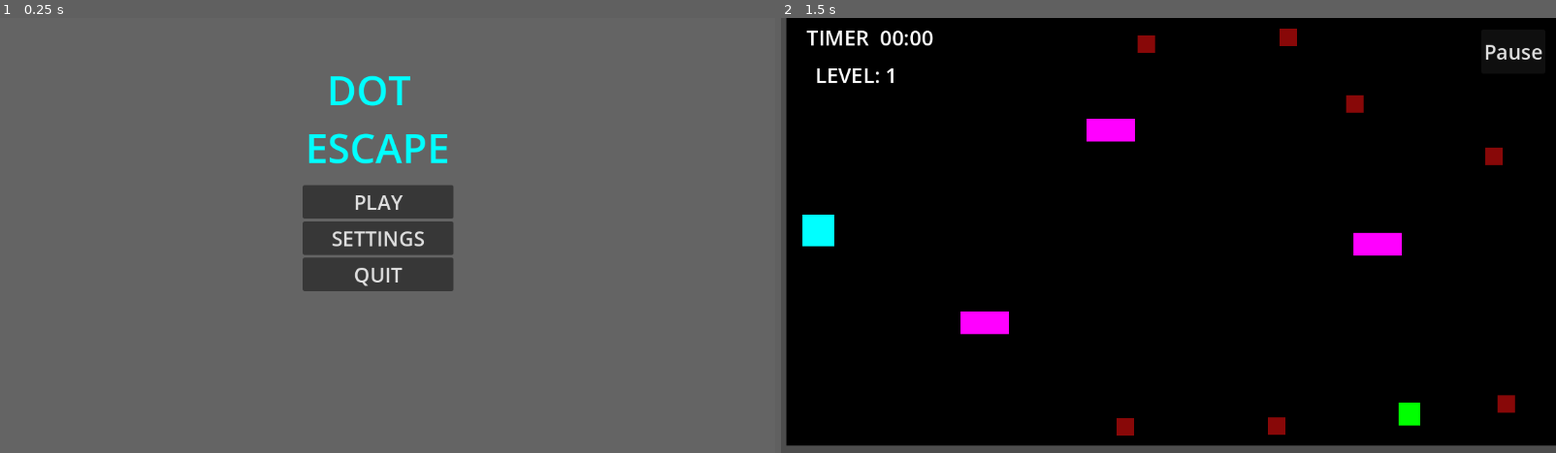
Above: before the commit, frames 1-2 (left to right).
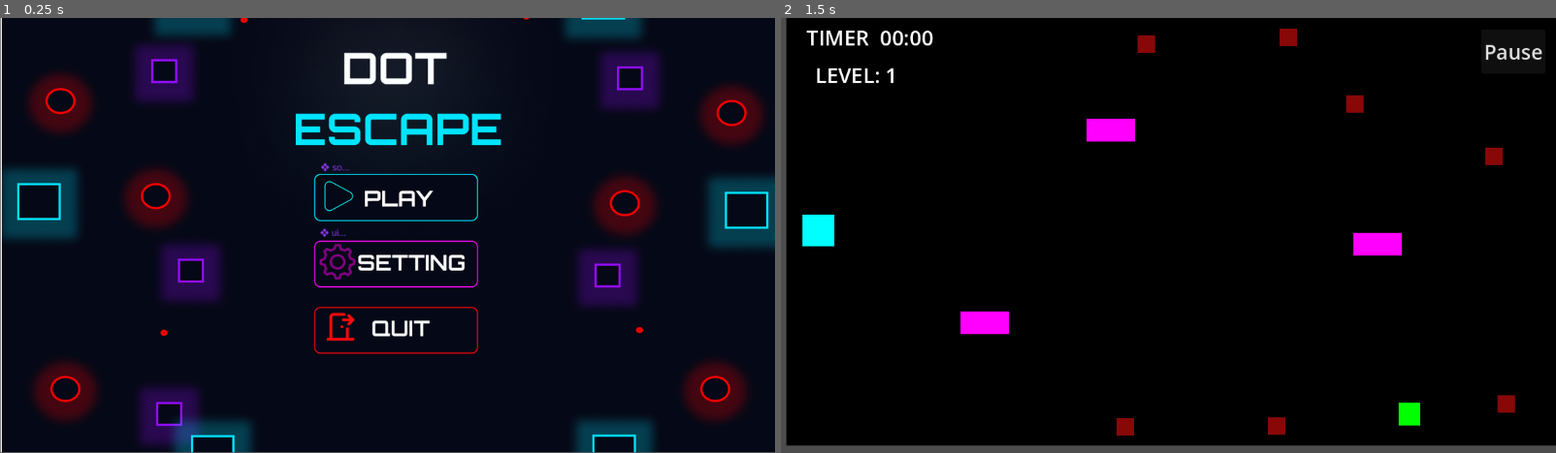
Above: after the commit, the same moments.

Repository: GitProjectAS/DOT-ESCAPE
Game: Godot game, scene res://Scenes/MainScreen.tscn
Two runs of this game, one before a commit and one after it. Both use one fixed random seed, a clock stepped at 60 frames per second and the inputs below.
Inputs (mouse positions are in pixels of both pictures, inside the frame that each line leads up to):
- Up to frame 1 (0.25 s): no input
- Up to frame 2 (1.5 s): click (1160, 239) at 0.5 s, where only the run before the commit has a clickable "SETTINGS"; click (1160, 200) at 1.25 s, where only the run before the commit has a clickable "PLAY"

The runs differ from the first frame. In frame 1, 100% of the frame differs, in the area x 0-100%, y 0-100%; in frame 2, nothing differs.

Commit message:
Adding main screen background

Diff:
--- a/dot-escape---godot-/Scenes/MainScreen.tscn
+++ b/dot-escape---godot-/Scenes/MainScreen.tscn
@@ -1,6 +1,7 @@
 [gd_scene format=3 uid="uid://bguwn02nrtpip"]
 
 [ext_resource type="Script" uid="uid://uab0e0wkbnau" path="res://scripts/main_screen.gd" id="1_s7h0p"]
+[ext_resource type="Texture2D" uid="uid://cu4yruu7qjguo" path="res://assets/Dot_Escape_Main_Menu_1158x648.png" id="2_ewbgq"]
 
 [node name="Control" type="Control" unique_id=1636839503]
 layout_mode = 3
@@ -18,9 +19,9 @@
 [node name="Label" type="Label" parent="." unique_id=1203548160]
 layout_mode = 0
 offset_left = 390.0
-offset_top = 65.0
+offset_top = 22.0
 offset_right = 716.0
-offset_bottom = 217.0
+offset_bottom = 191.0
 theme_override_colors/font_color = Color(0, 1, 1, 1)
 theme_override_font_sizes/font_size = 60
 text = "      DOT
@@ -28,28 +29,53 @@
 
 [node name="VBoxContainer" type="VBoxContainer" parent="." unique_id=624146101]
 layout_mode = 0
-offset_left = 450.0
-offset_top = 249.0
-offset_right = 674.0
-offset_bottom = 556.0
+offset_left = 452.0
+offset_top = 265.0
+offset_right = 676.0
+offset_bottom = 492.0
+alignment = 1
 
-[node name="Play button" type="Button" parent="VBoxContainer" unique_id=1640441191]
-layout_mode = 2
+[node name="TextureRect" type="TextureRect" parent="." unique_id=956842270]
+layout_mode = 0
+offset_left = 1.0
+offset_top = -1.0
+offset_right = 1159.0
+offset_bottom = 647.0
+mouse_filter = 2
+texture = ExtResource("2_ewbgq")
+
+[node name="Play button" type="Button" parent="." unique_id=1640441191]
+modulate = Color(1, 1, 1, 0)
+layout_mode = 0
+offset_left = 452.0
+offset_top = 233.0
+offset_right = 681.0
+offset_bottom = 292.0
 theme_override_font_sizes/font_size = 30
 text = "PLAY
 "
 
-[node name="setting button" type="Button" parent="VBoxContainer" unique_id=2001148204]
-layout_mode = 2
+[node name="setting button" type="Button" parent="." unique_id=2001148204]
+modulate = Color(1, 1, 1, 0)
+layout_mode = 0
+offset_left = 454.0
+offset_top = 333.0
+offset_right = 678.0
+offset_bottom = 397.0
 theme_override_font_sizes/font_size = 30
 text = "SETTINGS"
 
-[node name="Quit button" type="Button" parent="VBoxContainer" unique_id=1166090153]
-layout_mode = 2
+[node name="Quit button" type="Button" parent="." unique_id=1166090153]
+modulate = Color(1, 1, 1, 0)
+layout_mode = 0
+offset_left = 455.0
+offset_top = 429.0
+offset_right = 679.0
+offset_bottom = 490.0
 theme_override_font_sizes/font_size = 30
 text = "QUIT
 "
 
-[connection signal="pressed" from="VBoxContainer/Play button" to="." method="_on_play_button_pressed"]
-[connection signal="pressed" from="VBoxContainer/setting button" to="." method="_on_setting_button_pressed"]
-[connection signal="pressed" from="VBoxContainer/Quit button" to="." method="_on_quit_button_pressed"]
+[connection signal="pressed" from="Play button" to="." method="_on_play_button_pressed"]
+[connection signal="pressed" from="setting button" to="." method="_on_setting_button_pressed"]
+[connection signal="pressed" from="Quit button" to="." method="_on_quit_button_pressed"]
--- a/dot-escape---godot-/Scenes/level2.tscn
+++ b/dot-escape---godot-/Scenes/level2.tscn
@@ -109,6 +109,12 @@
 [node name="Timer" type="Timer" parent="Node2D2" unique_id=1581692859]
 autostart = true
 
+[node name="Button" type="Button" parent="Node2D2/Timer" unique_id=48304817]
+offset_left = 73.0
+offset_top = 477.0
+offset_right = 328.0
+offset_bottom = 603.0
+
 [node name="Area2D5" parent="." unique_id=1921758363 instance=ExtResource("3_ng020")]
 position = Vector2(487, 167)
 
@@ -168,9 +174,7 @@
 offset_bottom = -4.0
 
 [node name="ColorRect" parent="CanvasLayer/PauseScene" index="0" unique_id=1913639648]
-offset_left = 4.0
 offset_top = 8.0
-offset_right = 1150.0
 offset_bottom = 655.0
 
 [node name="Area2D" parent="CanvasLayer/PauseScene" unique_id=122216939 instance=ExtResource("3_ng020")]
Binary file added: dot-escape---godot-/assets/Dot_Escape_Main_Menu_1158x648.png
Not shown, added: dot-escape---godot-/assets/Dot_Escape_Main_Menu_1158x648.png.import
